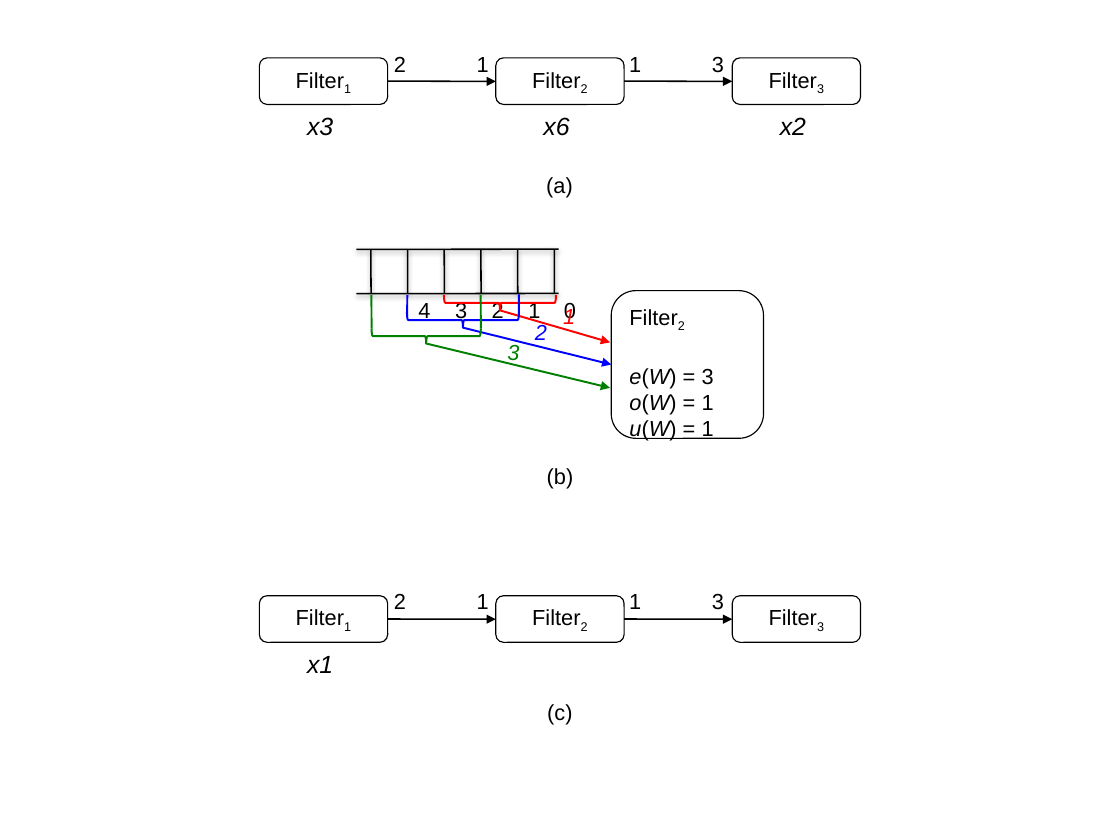
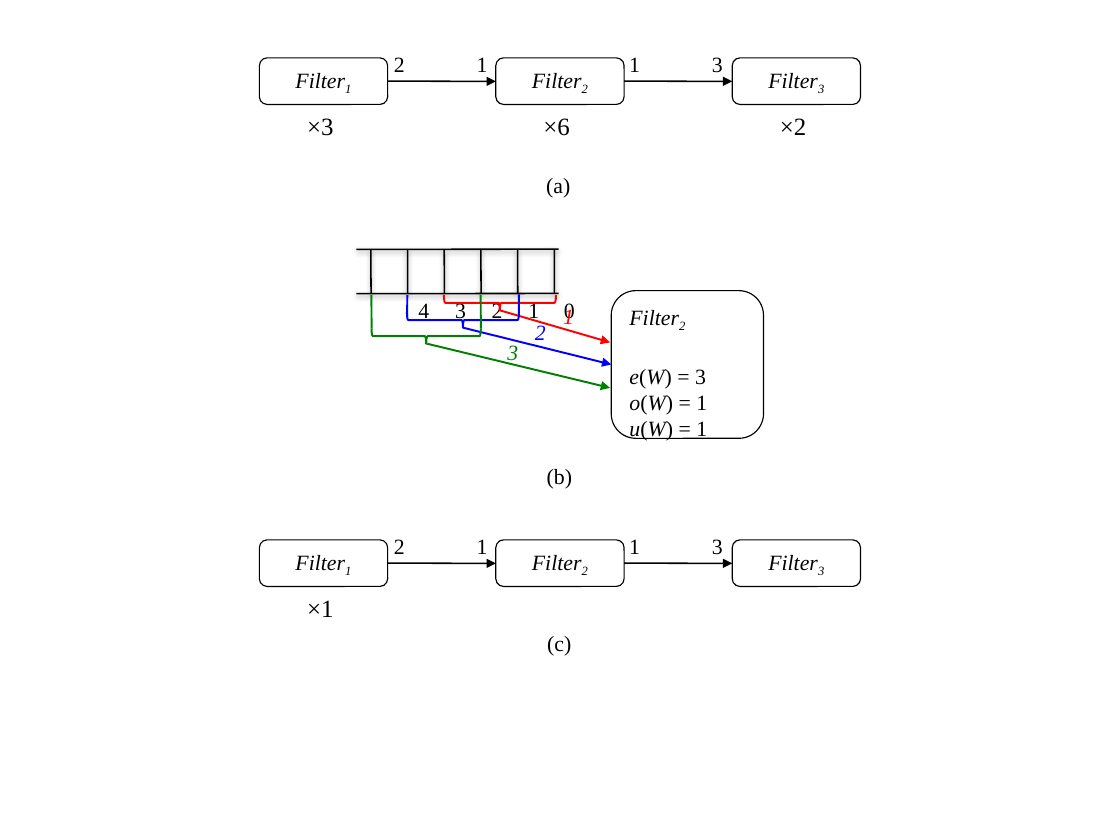
Before and after one commit to rrnewton/StreamIt, a slide deck: slide 2 of streams/docs/pldi-2011/figures/exe_model_examples.pptx. Drawn at 1120x840 pixels with LibreOffice and Linux fonts; fonts in the diff are those of the drawing. Boxes give left, top, right and bottom in pixels: in the first picture for what was removed or moved away, otherwise in the second. Text is boxed around its words. In the diff, an @@ line names an element or a change of style, - is before the commit and + after.

```diff
--- a/streams/docs/pldi-2011/figures/exe_model_examples.pptx
+++ b/streams/docs/pldi-2011/figures/exe_model_examples.pptx
@@ text at (307, 118, 333, 136): text changed; font Arial to Times New Roman; italic off @@
-x3
+×3
@@ text at (543, 118, 569, 136): text changed; font Arial to Times New Roman; italic off @@
-x6
+×6
@@ text at (780, 118, 806, 135): text changed; font Arial to Times New Roman; italic off @@
-x2
+×2
@@ rounded rectangle "Filter2" at (612, 291, 764, 439): font Arial to Times New Roman; italic on in "Filter2" @@
@@ 4 texts, 3 rounded rectangles, 2 arrows: place and size @@
-4 texts, 3 rounded rectangles, 2 arrows at (260, 593, 861, 643)
+4 texts, 3 rounded rectangles, 2 arrows at (260, 539, 861, 587)
@@ font Arial to Times New Roman, italic on in 6 elements at (260, 58, 389, 105), (496, 58, 625, 105), (732, 58, 861, 105), (496, 540, 625, 587), (260, 540, 389, 587), (732, 540, 861, 587) @@
@@ text at (307, 600, 333, 617): text changed; font Arial to Times New Roman; italic off @@
-x1
+×1
@@ font Arial to Times New Roman in 19 elements at (394, 57, 405, 72), (477, 57, 488, 72), (629, 57, 640, 72), (712, 57, 723, 73), (564, 303, 575, 323), (528, 302, 539, 323), (492, 302, 503, 321), (455, 302, 466, 323), (418, 303, 429, 321), (535, 323, 546, 345), (547, 469, 572, 489), (563, 307, 574, 329), (507, 345, 518, 365), (546, 178, 570, 198), (394, 539, 405, 554), (477, 539, 488, 554), (629, 539, 640, 554), (712, 539, 723, 555), (547, 636, 571, 656) @@
@@ text "(c)": place and size @@
-text "(c)" at (547, 704, 572, 724)
+text "(c)" at (547, 636, 571, 656)
```
Also in this commit, not shown: 4 other files.
